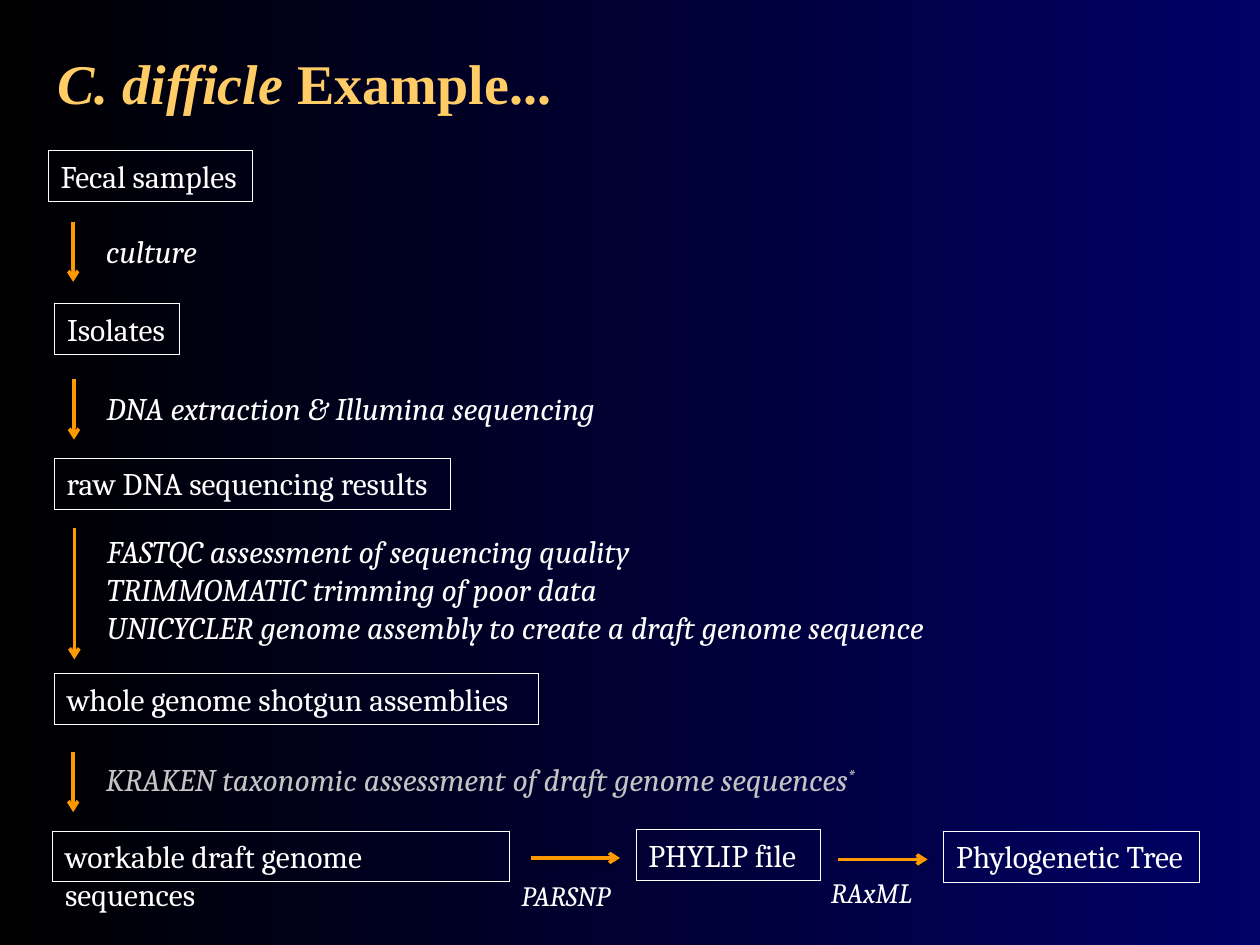
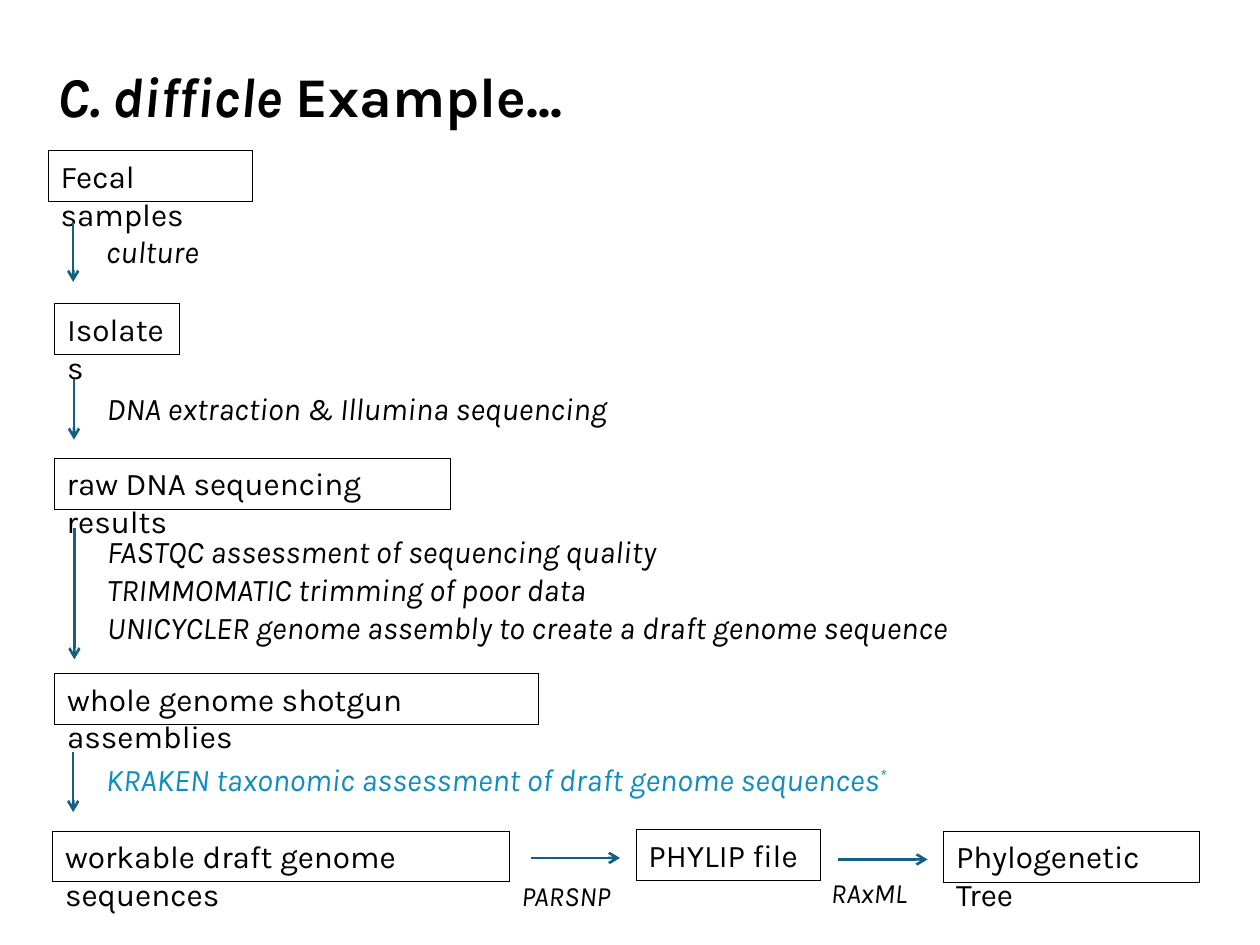
Before and after one commit to agmcarthur/Biochem-3BP3, a slide deck: slide 26 of Lectures/Lecture 7 - Molecular Epidemiology.pptx. Drawn at 1260x945 pixels with LibreOffice and Linux fonts; fonts in the diff are those of the drawing. Boxes give left, top, right and bottom in pixels: in the first picture for what was removed or moved away, otherwise in the second. Text is boxed around its words. In the diff, an @@ line names an element or a change of style, - is before the commit and + after.

```diff
--- a/Lectures/Lecture 7 - Molecular Epidemiology.pptx
+++ b/Lectures/Lecture 7 - Molecular Epidemiology.pptx
@@ background gradient #000000 to #000066 to #FFFFFF @@
@@ title "C. difficle Example..." at (57, 77, 562, 131): font Times New Roman to Karla, text colour #FFCC66 to #000000; line spacing 1 to 0.9; vertical alignment middle to bottom @@
@@ arrow (73, 222) - (73, 282): stroke #FF9900 2 pt to #156082 1.5 pt @@
@@ arrow (74, 379) - (74, 440): stroke #FF9900 2 pt to #156082 1.5 pt @@
@@ arrow (74, 528) - (74, 659): stroke #FF9900 2 pt to #156082 1.5 pt @@
@@ arrow (73, 752) - (73, 813): stroke #FF9900 2 pt to #156082 1.5 pt @@
@@ text "KRAKEN taxonomic assessment of draft ..." at (106, 769, 879, 799): font Cambria to Karla, text colour #C4C4C4 to #0E8EC0 @@
@@ font Cambria to Karla, text colour #FFFFFF to #000000; outline #FFFFFF 0.75 pt to #000000 0.75 pt in 7 elements at (48, 150, 252, 200), (54, 304, 179, 354), (54, 459, 451, 509), (54, 673, 538, 723), (53, 832, 510, 882), (636, 829, 820, 879), (944, 832, 1200, 882) @@
@@ arrow (530, 858) - (620, 858): stroke #FF9900 2 pt to #156082 1.5 pt @@
@@ font Cambria to Karla, text colour #FFFFFF to #000000 in 5 elements at (106, 241, 199, 264), (107, 398, 606, 428), (107, 541, 947, 647), (521, 888, 610, 907), (831, 885, 907, 903) @@
@@ arrow (838, 859) - (927, 859): stroke #FF9900 2 pt to #156082 1.5 pt @@
```
Also in this commit, not shown: 37 other slides changed, 13 other files.
